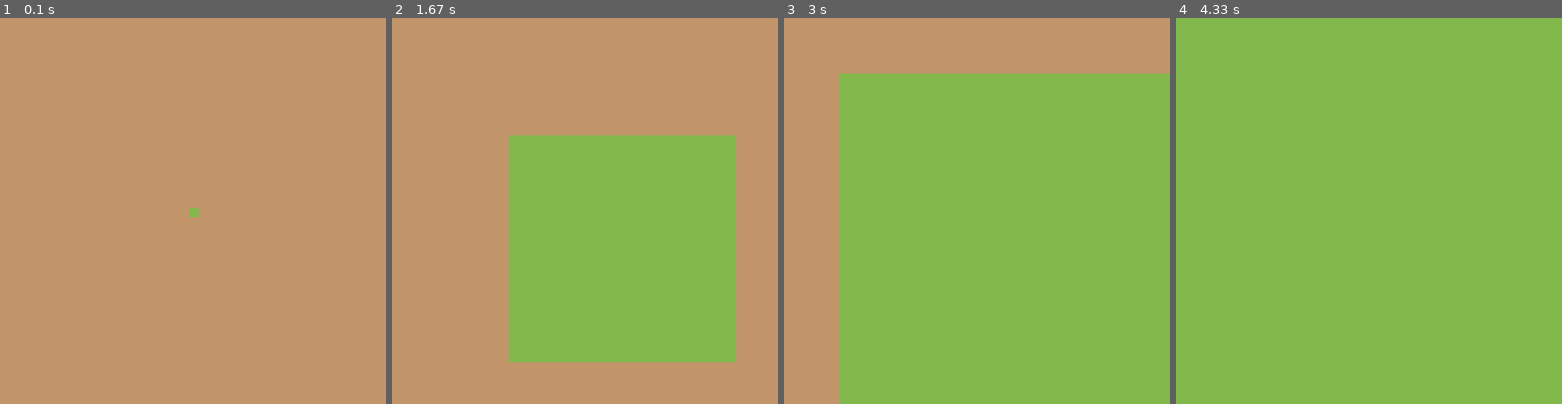
Above: before the commit, frames 1-4 (left to right).
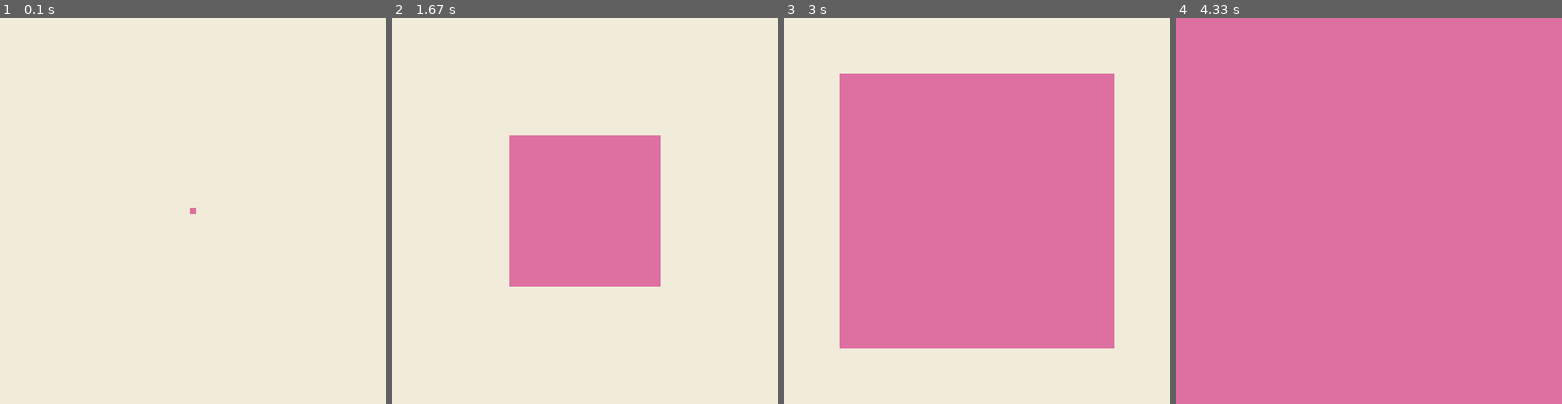
Above: after the commit, the same moments.

Repository: Lavender7faded/Lessons_PyGame
Game: pygame game, started from PyGame_Lesson_2/magnification_of_square.py
Same seed, same stepped clock (60 frames per second), same inputs: the game is played once before the commit and once after it.
Inputs:
- Up to frame 1 (0.1 s): no input
- Up to frame 2 (1.67 s): no input
- Up to frame 3 (3 s): no input
- Up to frame 4 (4.33 s): no input

The runs differ from the first frame. In frame 1, 100% of the frame differs, in the area x 0-100%, y 0-100%; in frame 2, 100%; in frame 3, 100%; in frame 4, 100%.

Commit message:
Квадрат який розширюється з центру до країв

Diff:
--- a/PyGame_Lesson_2/magnification_of_square.py
+++ b/PyGame_Lesson_2/magnification_of_square.py
@@ -9,12 +9,12 @@
 screen = pygame.display.set_mode(size)
 clock = pygame.time.Clock()
 
-green_Color = (130, 183, 75)
-brown_Color = (193, 148, 106)
+Deep_Purplish_Pink_Color = (222, 111, 161)
+butterywhite_Color = (241, 235, 218)
 
 fps = 60
 def draw(x, y, a, b):
-    pygame.draw.rect(screen, green_Color, ((x, y), (a, b)))
+    pygame.draw.rect(screen, Deep_Purplish_Pink_Color, ((x, y), (a, b)))
 
 pos_x = 250
 pos_y = 250
@@ -28,12 +28,12 @@
         if event.type == pygame.QUIT:
             run = False
 
-    screen.fill(brown_Color)
+    screen.fill(butterywhite_Color)
     draw(pos_x, pos_y, p_a, p_b)
     pos_x = pos_x - 1
     pos_y = pos_y - 1
-    p_a = p_a + 3
-    p_b = p_b + 3
+    p_a = p_a + 2
+    p_b = p_b + 2
 
     clock.tick(fps)
 
